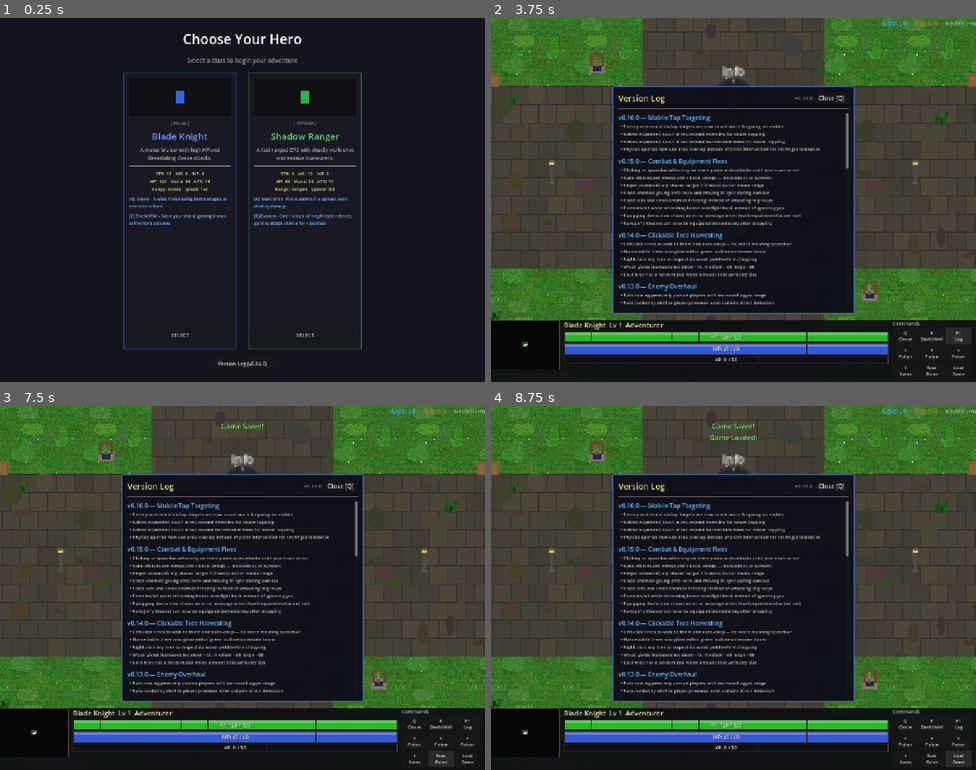
Above: before the commit, frames 1-4 (two rows, left to right).
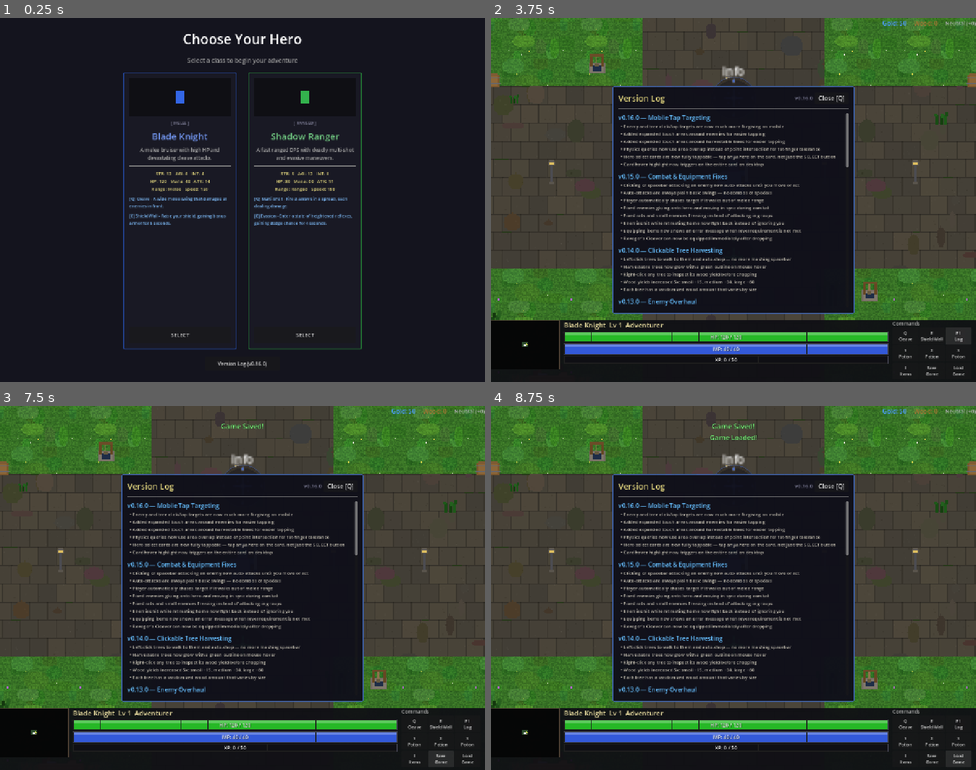
Above: after the commit, the same moments.

Repository: slxny/legends-open-rpg
Game: Godot game, scene res://scenes/main.tscn
Same seed, same stepped clock (60 frames per second), same inputs: the game is played once before the commit and once after it.
Inputs:
- Up to frame 1 (0.25 s): no input
- Up to frame 2 (3.75 s): click "Version Log (v0.14.0)" (after the commit: "Version Log (v0.16.0)") at 0.5 s; click "SELECT" at 1.25 s; click "Q Cleave" at 2 s; click "E Shield Wall" at 2.75 s; click "F1 Log" at 3.5 s
- Up to frame 3 (7.5 s): click "1 Potion" at 4.25 s; click "2 Potion" at 5 s; click "3 Potion" at 5.75 s; click "I Items" at 6.5 s; click "Save Game" at 7.25 s
- Up to frame 4 (8.75 s): click "Load Game" at 8 s

The runs differ from the first frame. In frame 1, less than 0.1% of the frame differs, in the area x 53-54%, y 94-96%; in frame 2, 4.4%, in the area x 26-74%, y 37-80%; in frame 3, 4.4%; in frame 4, 4.4%.

Commit message:
Make hero select cards fully clickable/tappable anywhere on the card
Previously only the SELECT button inside each card responded to
clicks/taps. Now the entire card panel triggers hero selection on both
mobile (touch + click) and desktop (click). Desktop hover highlight
also moved from button-only to the whole card, with a pointing hand
cursor. Also fixed stale version string in the version log button.

https://claude.ai/code/session_013NMTGvymxi2YRVqYERtJ7T

Diff:
--- a/scenes/hero_select/hero_select.gd
+++ b/scenes/hero_select/hero_select.gd
@@ -163,6 +163,15 @@
 	card_vbox.add_child(button)
 
 	panel.add_child(card_vbox)
+
+	# Tapping anywhere on the card selects the hero — not just the button
+	panel.gui_input.connect(func(event: InputEvent):
+		if event is InputEventMouseButton and event.pressed and event.button_index == MOUSE_BUTTON_LEFT:
+			_on_hero_selected(hero_key)
+		elif event is InputEventScreenTouch and event.pressed:
+			_on_hero_selected(hero_key)
+	)
+
 	return panel
 
 func _create_desktop_hero_card(hero_key: String, data: Dictionary) -> PanelContainer:
@@ -291,21 +300,30 @@
 	button.add_theme_font_size_override("font_size", btn_font_size)
 	button.pressed.connect(_on_hero_selected.bind(hero_key))
 
-	# Hover effects
-	button.mouse_entered.connect(func():
+	card_vbox.add_child(button)
+
+	panel.add_child(card_vbox)
+
+	# Hover effects on entire card, not just the button
+	panel.mouse_entered.connect(func():
 		style.border_color = data.get("color", Color.WHITE)
 		style.border_width_top = 3
 		style.border_width_bottom = 3
 		style.border_width_left = 3
 		style.border_width_right = 3
 	)
-	button.mouse_exited.connect(func():
+	panel.mouse_exited.connect(func():
 		style.border_color = data.get("color", Color.WHITE).darkened(0.3)
 		style.set_border_width_all(2)
 	)
-	card_vbox.add_child(button)
-
-	panel.add_child(card_vbox)
+
+	# Clicking anywhere on the card selects the hero — not just the button
+	panel.gui_input.connect(func(event: InputEvent):
+		if event is InputEventMouseButton and event.pressed and event.button_index == MOUSE_BUTTON_LEFT:
+			_on_hero_selected(hero_key)
+	)
+	panel.mouse_default_cursor_shape = Control.CURSOR_POINTING_HAND
+
 	return panel
 
 func _build_version_button() -> void:
@@ -313,7 +331,7 @@
 	bottom_bar.alignment = BoxContainer.ALIGNMENT_CENTER
 
 	var version_btn = Button.new()
-	version_btn.text = "Version Log (v0.14.0)"
+	version_btn.text = "Version Log (v0.16.0)"
 	var ver_btn_w = 160 if _is_mobile else 200
 	var ver_btn_h = 32 if _is_mobile else 36
 	var ver_font_size = 11 if _is_mobile else 13
--- a/scenes/ui/changelog_dialog.gd
+++ b/scenes/ui/changelog_dialog.gd
@@ -19,6 +19,8 @@
 			"Added expanded touch areas around enemies for easier tapping",
 			"Added expanded touch areas around harvestable trees for easier tapping",
 			"Physics queries now use area overlap instead of point intersection for fat-finger tolerance",
+			"Hero select cards are now fully tappable — tap anywhere on the card, not just the SELECT button",
+			"Card hover highlight now triggers on the entire card on desktop",
 		]
 	},
 	{
